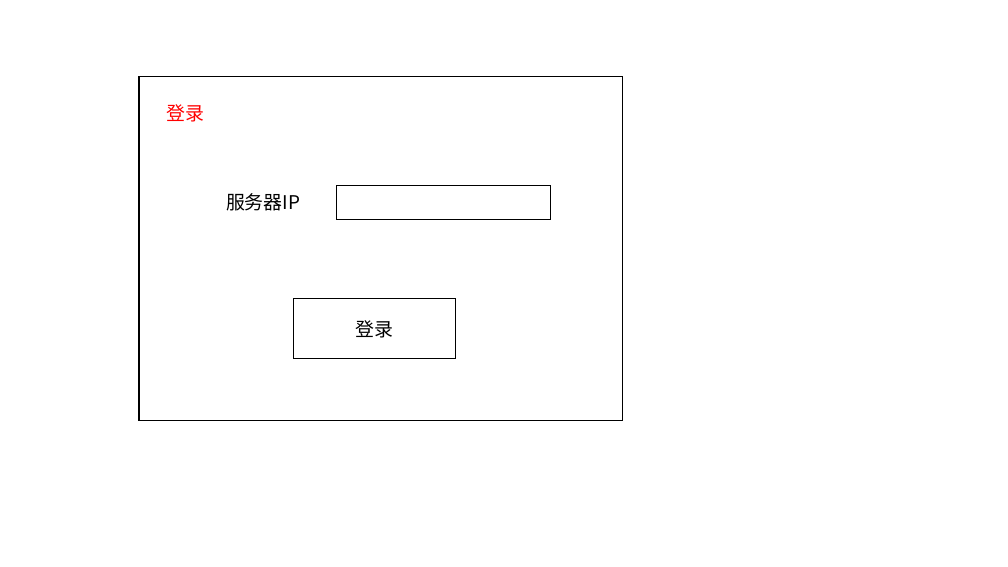
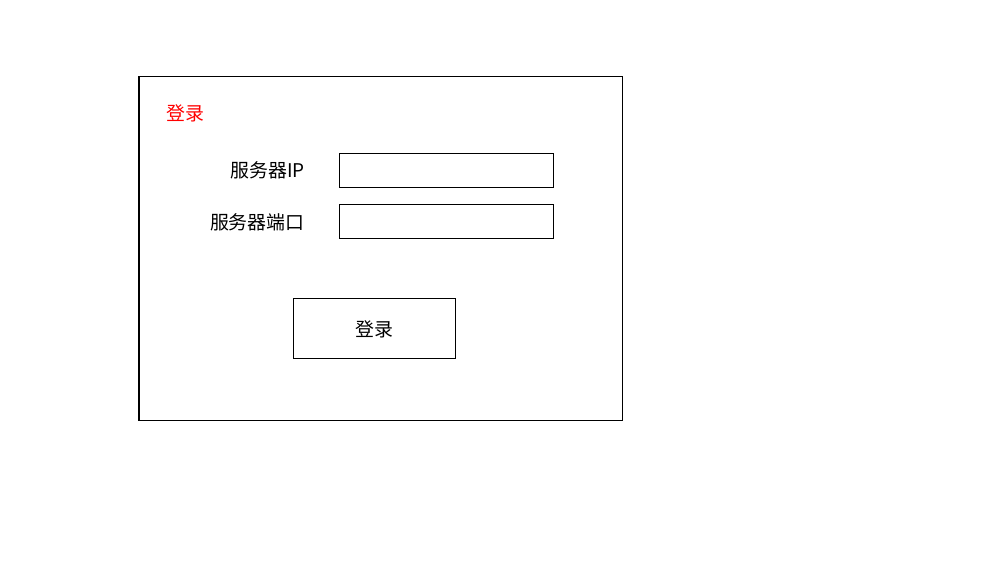
Before and after one commit to barryZZJ/ComputerNetworkCourseProject, a slide deck: slide 1 of 文档/GUI设计.pptx. Drawn at 1008x567 pixels with LibreOffice and Linux fonts; fonts in the diff are those of the drawing. Boxes give left, top, right and bottom in pixels: in the first picture for what was removed or moved away, otherwise in the second. Text is boxed around its words. In the diff, an @@ line names an element or a change of style, - is before the commit and + after.

```diff
--- a/文档/GUI设计.pptx
+++ b/文档/GUI设计.pptx
@@ text "服务器IP" moved from (x1=226, y1=193, x2=300, y2=211) to (x1=230, y1=161, x2=304, y2=179) @@
@@ text "服务器IP" at (x1=230, y1=161, x2=304, y2=179): alignment left to right @@
@@ rectangle moved from (x1=337, y1=185, x2=551, y2=219) to (x1=340, y1=154, x2=554, y2=188) @@
@@ rectangle added at (x1=340, y1=205, x2=554, y2=239), fill #FFFFFF, outline #000000 1 pt @@
@@ text added at (x1=210, y1=213, x2=304, y2=231), 18 pt, text #000000 @@
+服务器端口
```
Also in this commit, not shown: 10 other files.
